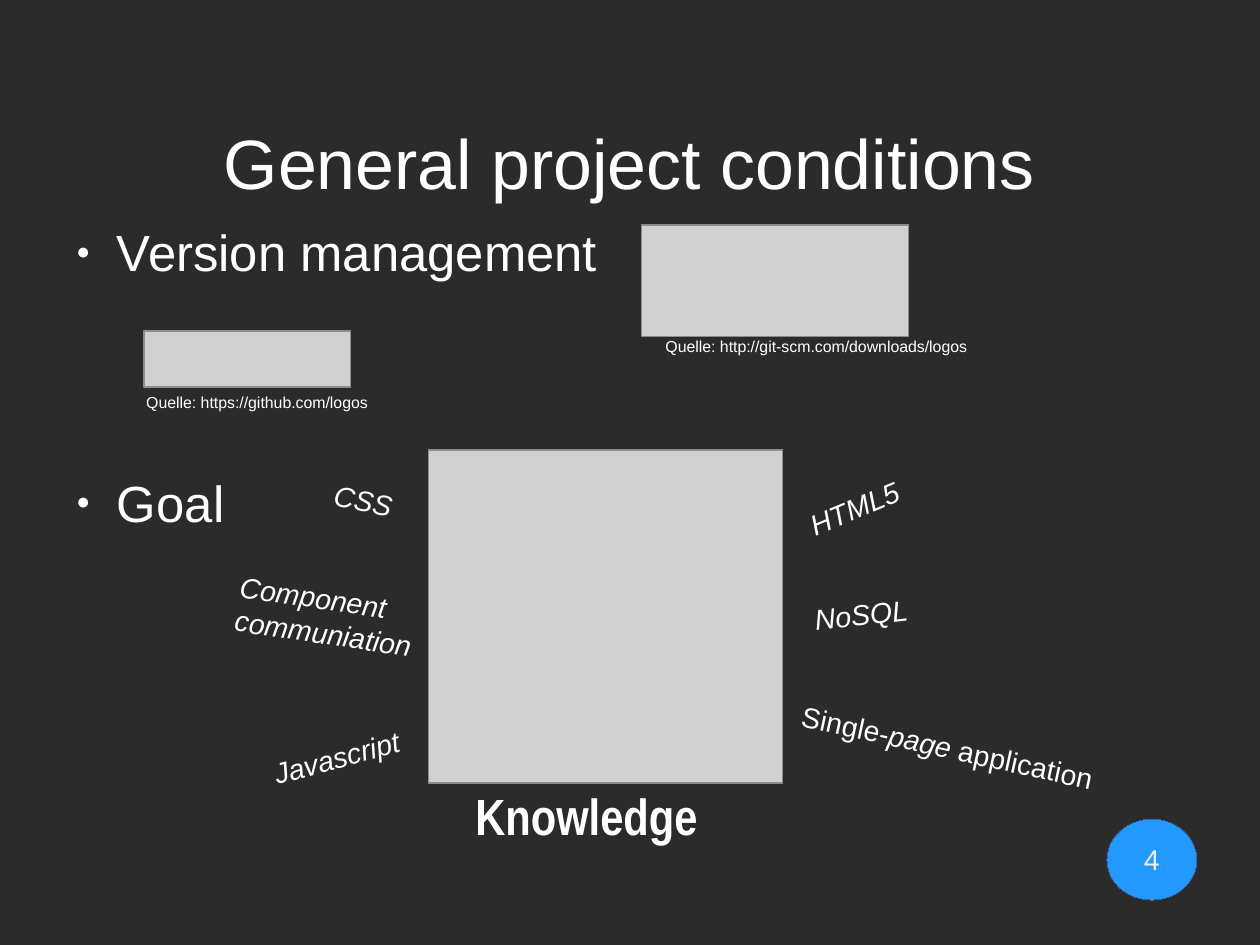
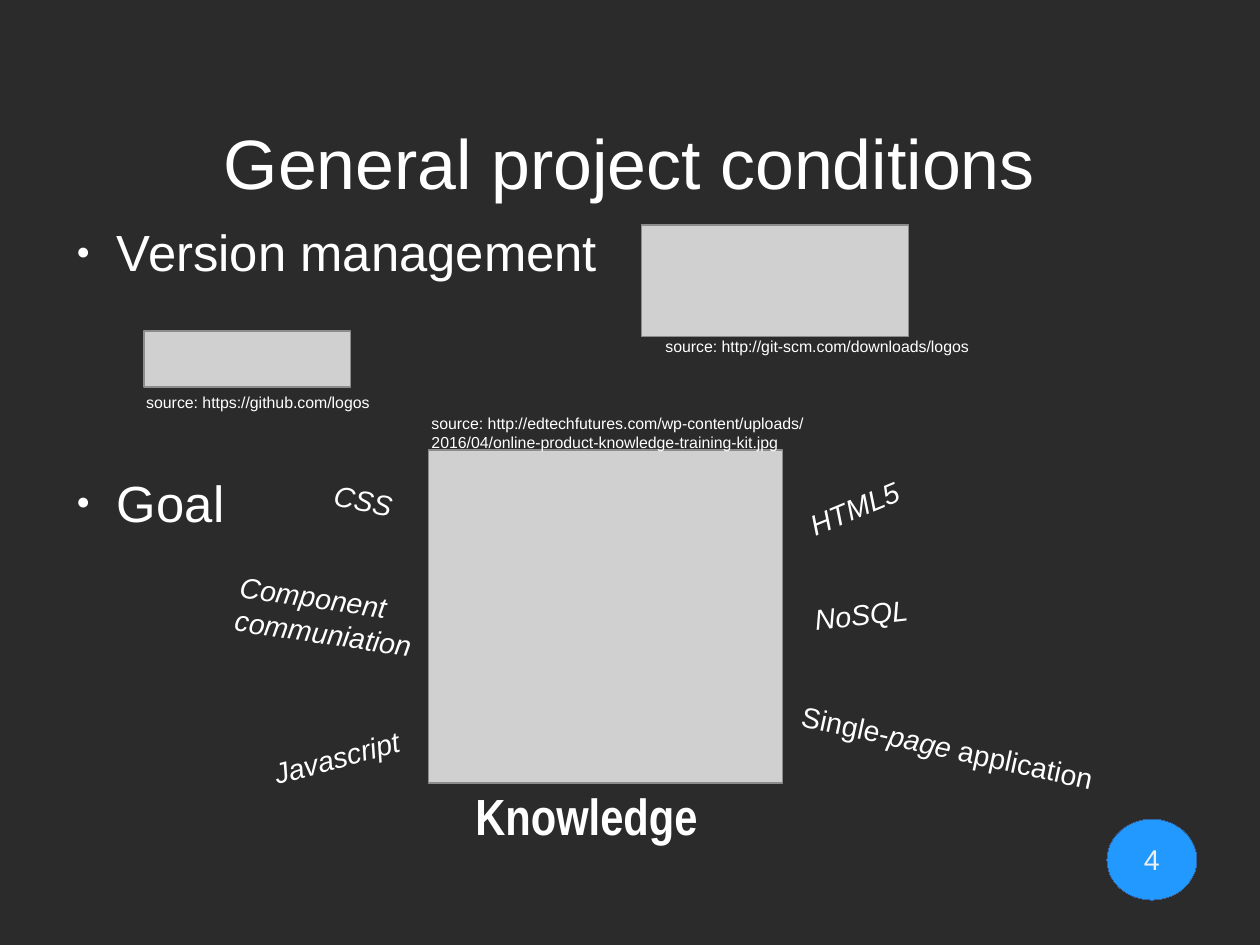
Before and after one commit to Geopras/IdeaWatcher, a slide deck: slide 4 of presentation/bassbiene.odp. Drawn at 1260x945 pixels with LibreOffice and Linux fonts; fonts in the diff are those of the drawing; grey boxes stand for pictures; background and template pictures are left out; a plain dark background stands for a picture behind light text. Boxes give left, top, right and bottom in pixels: in the first picture for what was removed or moved away, otherwise in the second. Text is boxed around its words. In the diff, an @@ line names an element or a change of style, - is before the commit and + after.

```diff
--- a/presentation/bassbiene.odp
+++ b/presentation/bassbiene.odp
@@ text at box(665, 340, 969, 356): text changed @@
-Quelle: http://git-scm.com/downloads/logos
+source: http://git-scm.com/downloads/logos
@@ text at box(146, 396, 369, 412): text changed @@
-Quelle: https://github.com/logos
+source: https://github.com/logos
@@ text added at box(431, 417, 804, 452), 10 pt, text #FFFFFF @@
+source: http://edtechfutures.com/wp-content/uploads/
+2016/04/online-product-knowledge-training-kit.jpg
```
Also in this commit, not shown: 3 other slides changed, 1 slide added, 1 slide removed.
